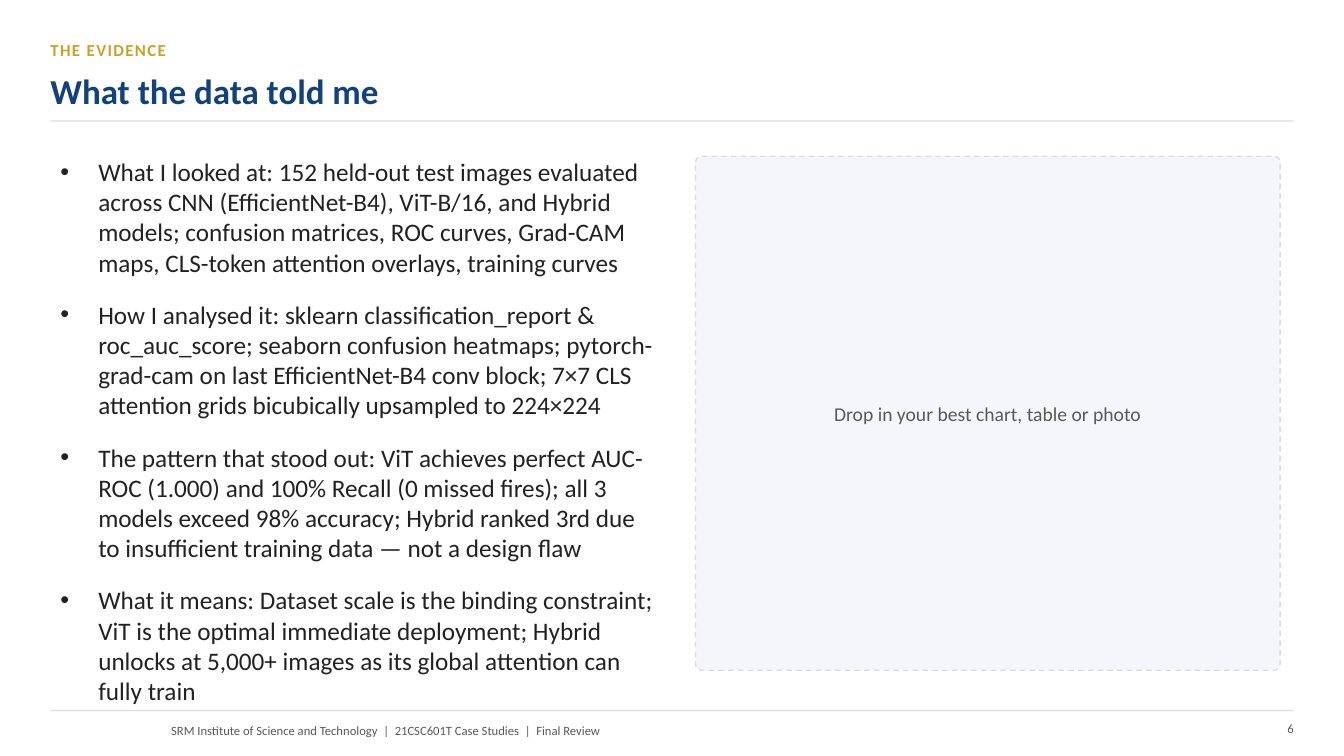
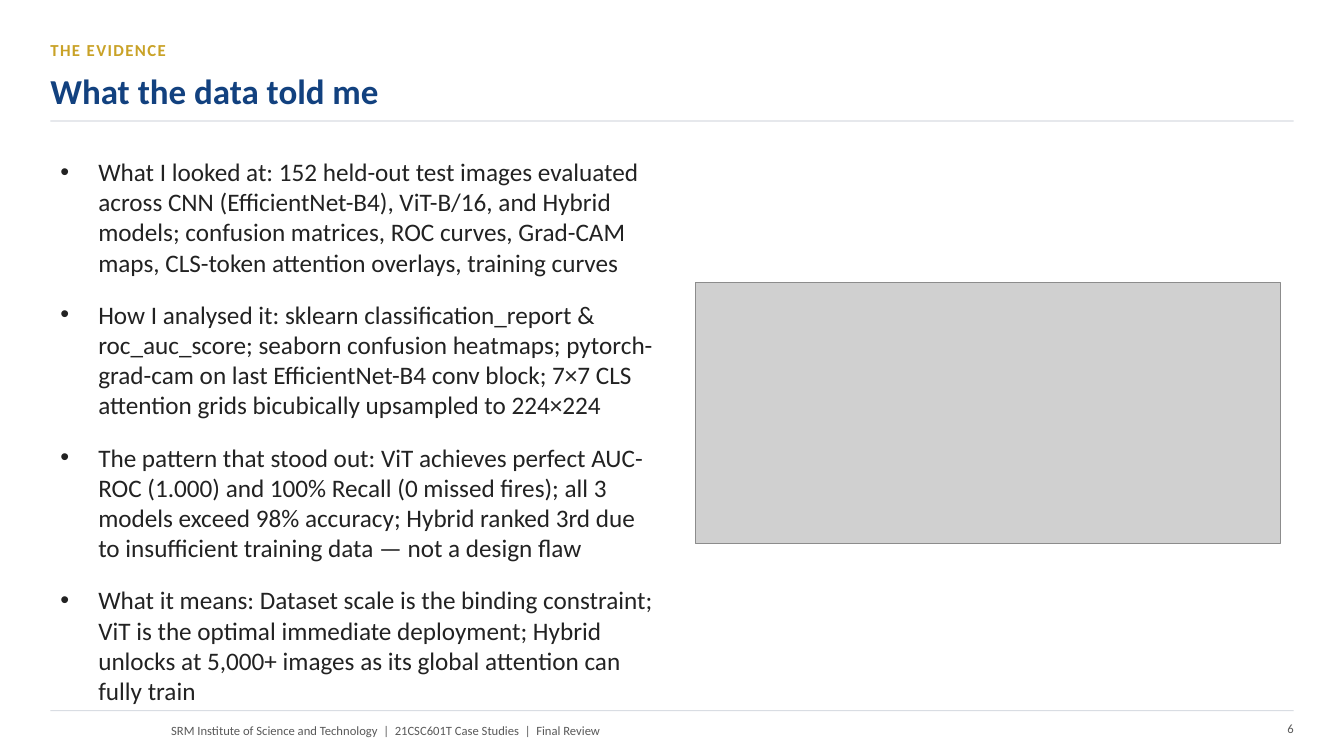
Before and after one commit to Dhvani16/Hybrid-Deep-Learning-with-CNN-and-Transformer-for-Intelligent-Forest-Fire-Detection, a slide deck: slide 6 of review 3/RA2512005010044-Review3.pptx. Drawn at 1344x756 pixels with LibreOffice and Linux fonts; fonts in the diff are those of the drawing; grey boxes stand for pictures; background and template pictures are left out. Boxes give left, top, right and bottom in pixels: in the first picture for what was removed or moved away, otherwise in the second. Text is boxed around its words. In the diff, an @@ line names an element or a change of style, - is before the commit and + after.

```diff
--- a/review 3/RA2512005010044-Review3.pptx
+++ b/review 3/RA2512005010044-Review3.pptx
@@ rounded rectangle removed at [696,156,1280,670] @@
@@ picture added at [696,282,1280,543] @@
@@ text removed at [834,407,1141,424] @@
-Drop in your best chart, table or photo
```
Also in this commit, not shown: 1 other slide changed, 2 other files.
